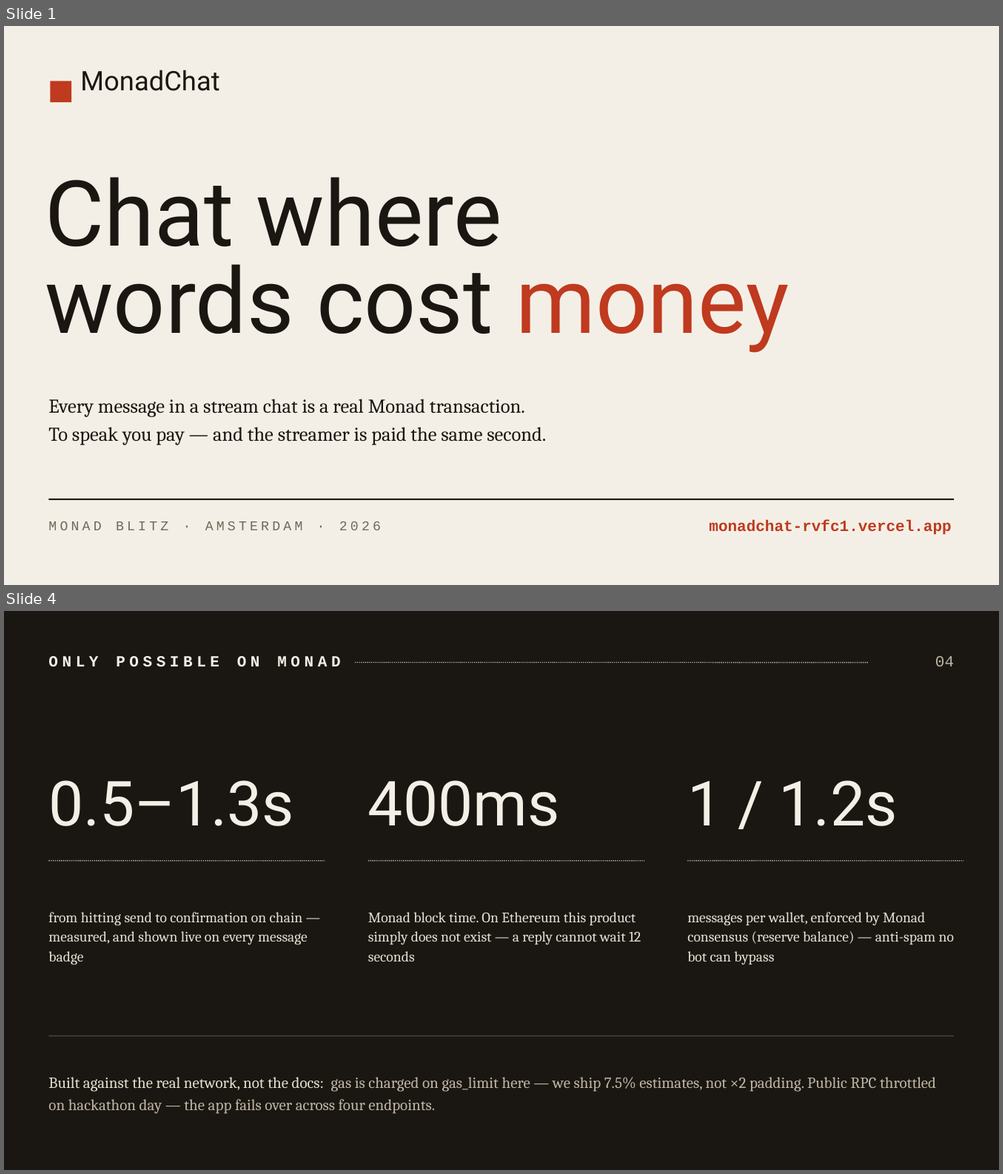
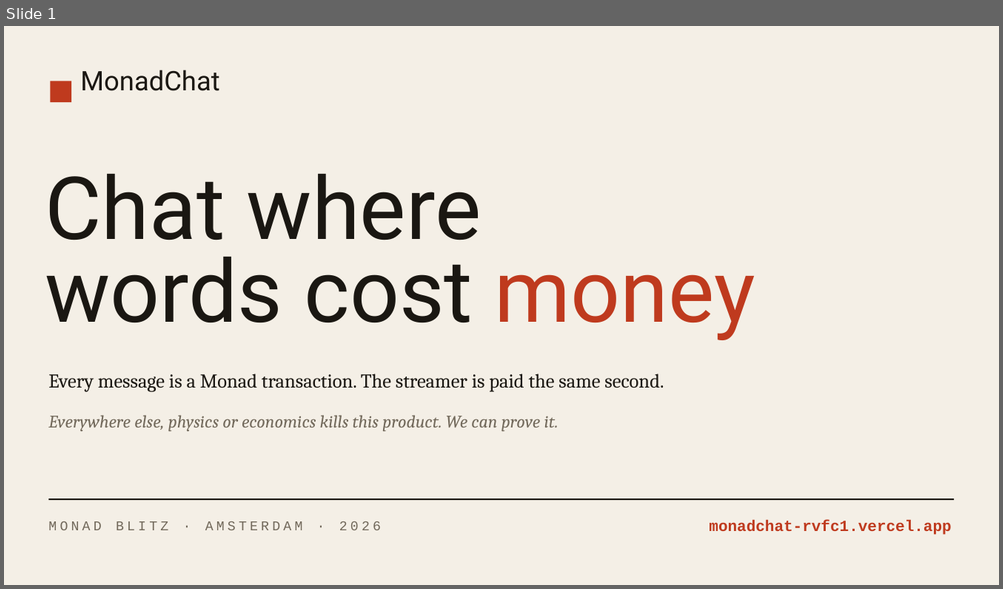
Before and after one commit to Nikita-sud/MonadChat, a slide deck: MonadChat-pitch.pptx. Shown one above the other, each under a label of ours: slides 1 and 4 before the commit, slide 1 after it; the slides between them are not shown. The pictures are 1003x1174 and 1003x589 pixels, drawn with LibreOffice and Linux fonts; fonts in the diff are those of the drawing. Boxes give left, top, right and bottom in pixels: in the first picture for what was removed or moved away, otherwise in the second. Text is boxed around its words. In the diff, an @@ line names an element or a change of style, - is before the commit and + after.

```diff
--- a/MonadChat-pitch.pptx
+++ b/MonadChat-pitch.pptx
@@ slide 4 removed at (4,611,999,1170), background #1A1712 @@
@@ text removed at (48,656,340,667) @@
-ONLY POSSIBLE ON MONAD
@@ line removed from (355, 663) to (868, 663) @@
@@ text removed at (935,656,953,667) @@
-04
@@ text removed at (48,780,294,826) @@
-0.5–1.3s
@@ text removed at (368,780,560,826) @@
-400ms
@@ text removed at (687,780,897,826) @@
-1 / 1.2s
@@ line removed from (48, 861) to (325, 861) @@
@@ line removed from (368, 861) to (644, 861) @@
@@ line removed from (688, 861) to (964, 861) @@
@@ text removed at (48,912,307,965) @@
-from hitting send to confirmation on chain — measured, and shown live on every message badge
@@ text removed at (368,912,640,962) @@
-Monad block time. On Ethereum this product simply does not exist — a reply cannot wait 12 seconds
@@ text removed at (687,912,953,965) @@
-messages per wallet, enforced by Monad consensus (reserve balance) — anti-spam no bot can bypass
@@ line removed from (48, 1037) to (954, 1037) @@
@@ text removed at (48,1077,936,1114) @@
-Built against the real network, not the docs: gas is charged on gas_limit here — we ship 7.5% estimates, not ×2 padding. Public RPC throttled on hackathon day — the app fails over across four endpoints.
@@ slide 1 changed as well @@
@@ text "Chat where words cost money" at (45,173,755,340): size 88 to 84 pt; line spacing 84pt to 80pt @@
@@ text at (48,374,663,392): text changed @@
-Every message in a stream chat is a real Monad transaction.
-To speak you pay — and the streamer is paid the same second.
+Every message is a Monad transaction. The streamer is paid the same second.
@@ text added at (48,415,558,432), 17 pt, text #71685A, italic @@
+Everywhere else, physics or economics kills this product. We can prove it.
```
Also in this commit, not shown: 2 other slides changed, 4 slides added, 2 other slides removed.
